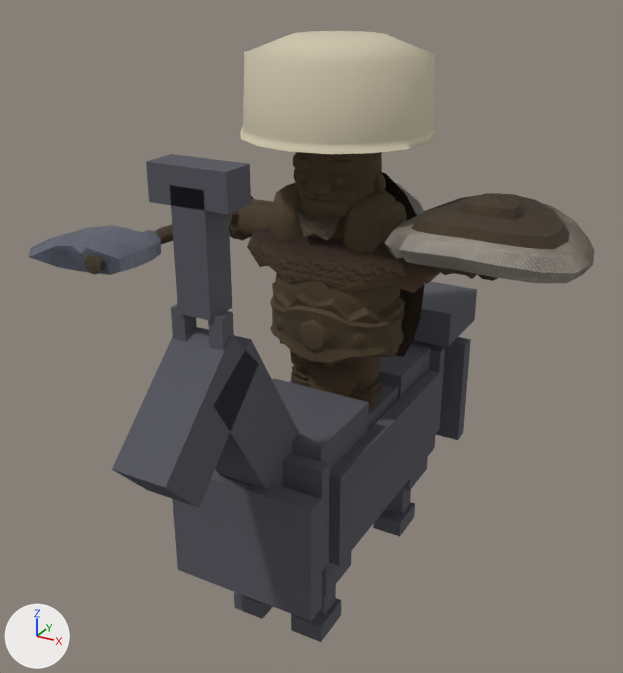
The glTF model csharp/Unciv.Godot/Packs/units/models/unit/Mandekalu Cavalry.glb: old version first, new version second.
The view is the same before and after, from a 50 mm camera at (1.116, -2.188, 1.911) aimed at (-0.016, -0.131, 0.883). Arrows for +X, +Y and +Z are at lower left; the lights stay in place. The first picture is the older version. Where no turn or scale is listed for an object, it has been applied to the vertices. Vertices at exactly the same position are counted once.

Names of what the first picture shows: '1H_Axe', 'Barbarian_Cape', 'Barbarian_Round_Shield', 'HorseMesh', 'Warrior'.
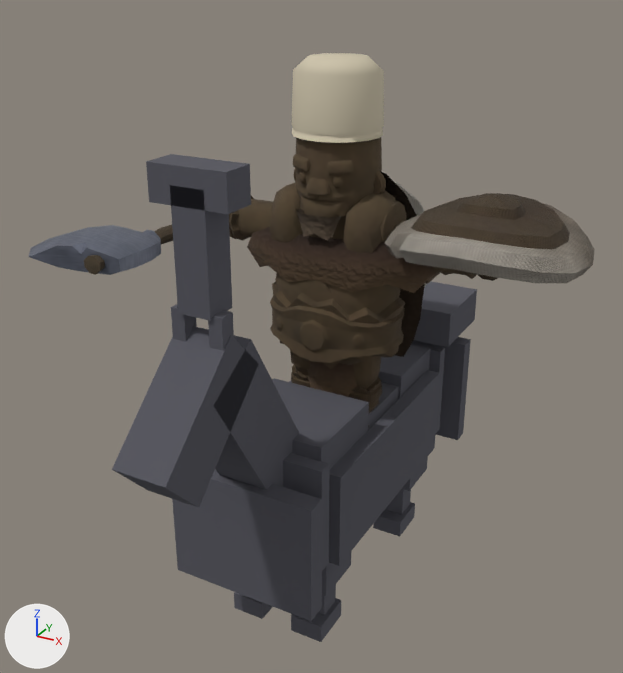
Changed parts and their boxes [x1, y1, x2, y2] in the pictures (623 x 673 px; the box of a moved part takes in the faces that stretch with it):
'Warrior', reshaped
    before: [229, 31, 498, 428]
    after: [229, 53, 498, 428]
part 1 of me_mesh_skinned, moved or reshaped
    before: [240, 31, 437, 154]
    after: [292, 53, 384, 143]

What changed in the scene script:
```text
Change me_mesh_skinned:
    used by ob_warrior; location = (0.0, 0.0, 0.57)
    remove me_mesh_skinned.from_pydata(...)  # 2561 vertices, 4709 faces; spans x -0.511..0.511, y -0.284..0.267, z 0.0..1.155
    add me_mesh_skinned.from_pydata(...)  # 2561 vertices, 4709 faces; spans x -0.511..0.511, y -0.162..0.265, z 0.0..1.1
    me_mesh_skinned part 1: 81 of 2561 vertices moved; they spanned x -0.276..0.276, y -0.284..0.267, z 0.889..1.155 and now span x -0.129..0.129, y -0.138..0.12, z 0.889..1.1; mean shift (0.0, 0.0, -0.02); largest move (0.276, -0.009, 0.889) -> (0.129, -0.009, 0.889)
```
